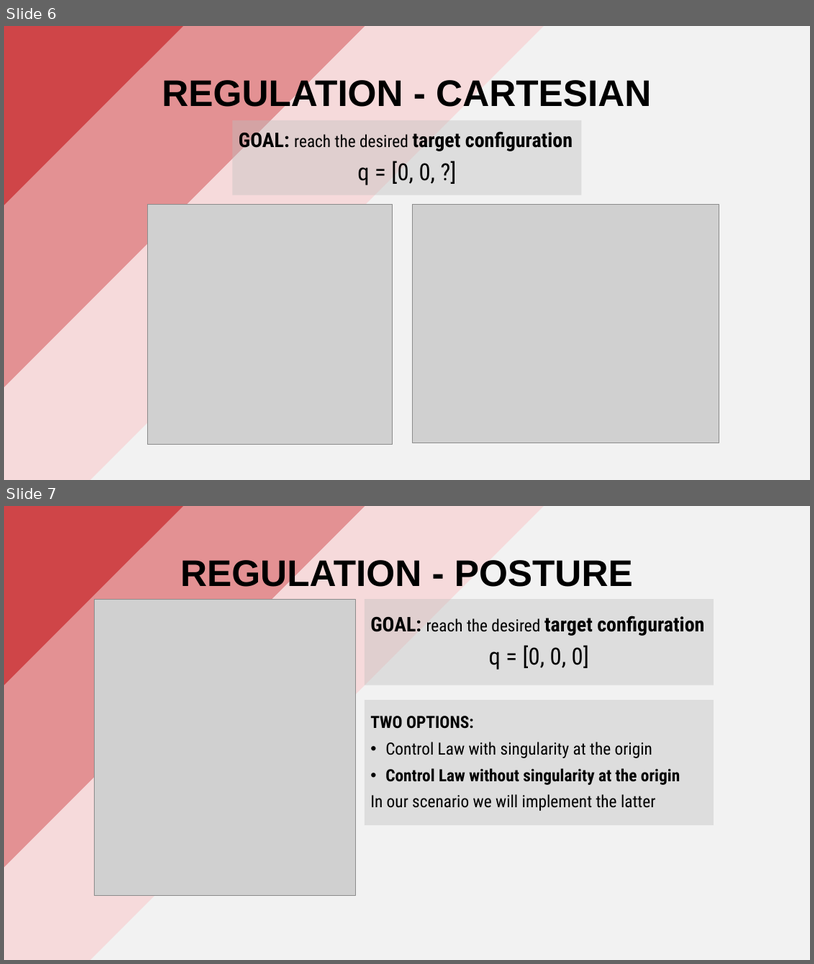
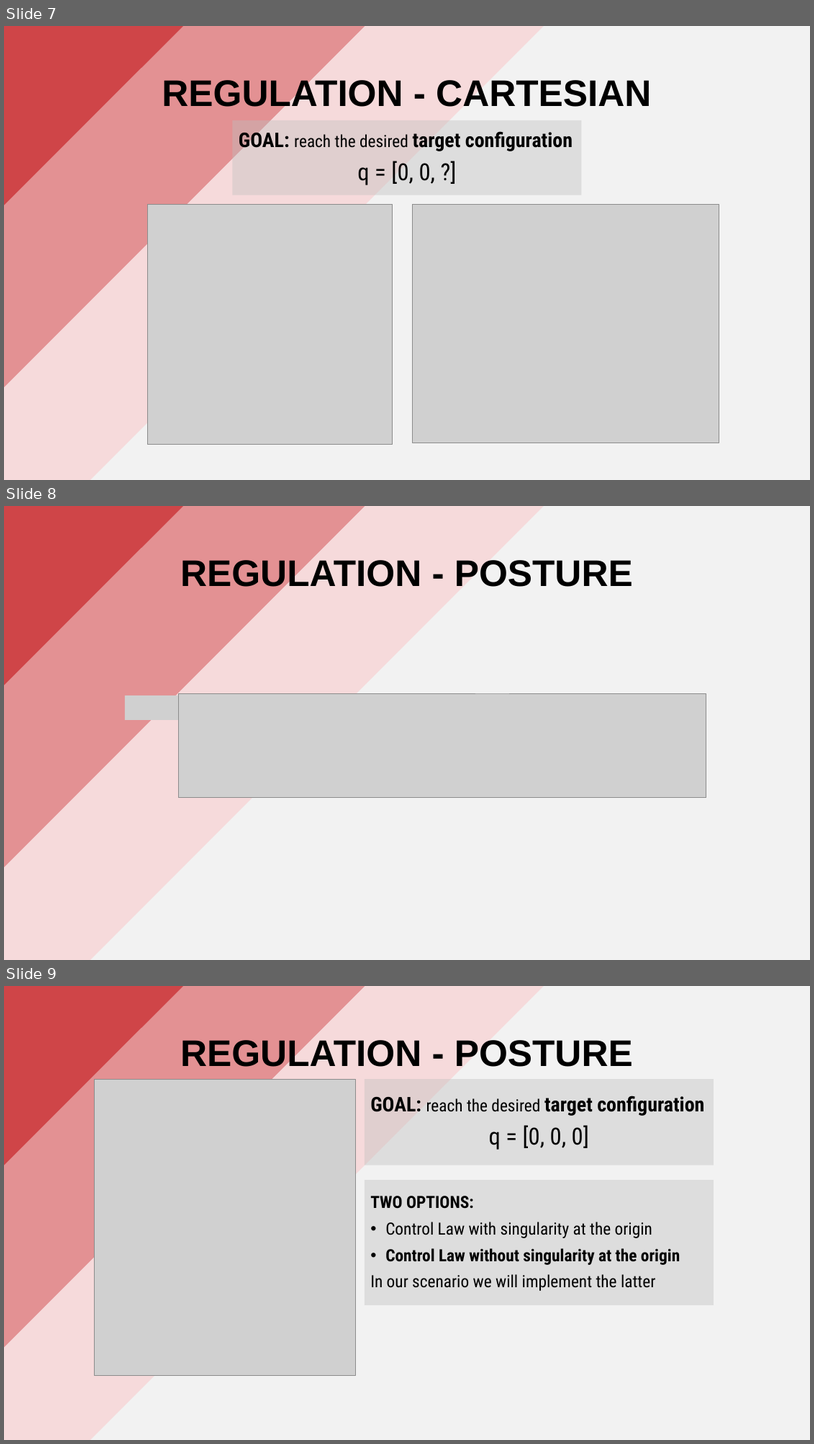
Before and after one commit to PippoGot/R-C2, a slide deck: documentation/presentation.pptx. Shown one above the other, each under a label of ours: slides 6 and 7 before the commit, slides 7, 8 and 9 after it. The pictures are 814x964 and 814x1444 pixels, drawn with LibreOffice and Linux fonts; fonts in the diff are those of the drawing; grey boxes stand for pictures. Boxes give left, top, right and bottom in pixels: in the first picture for what was removed or moved away, otherwise in the second. Text is boxed around its words. In the diff, an @@ line names an element or a change of style, - is before the commit and + after.

Commit message:
schemi a blocchi regulation

```diff
--- a/documentation/presentation.pptx
+++ b/documentation/presentation.pptx
@@ slide 8 added at bbox=[4, 506, 810, 960], background #FFFFFF @@
@@ rectangle added at bbox=[4, 506, 548, 960], fill #F6DADB @@
@@ rectangle added at bbox=[4, 506, 412, 930], fill #E39193 @@
@@ rectangle added at bbox=[4, 506, 231, 739], fill #CF4548 @@
@@ rectangle added at bbox=[62, 506, 810, 960], fill #F2F2F2 @@
@@ title added at bbox=[180, 556, 633, 593], 44 pt, text #000000, bold @@
+REGULATION - POSTURE
@@ picture added at bbox=[125, 695, 241, 720] @@
@@ picture added at bbox=[178, 693, 706, 798] @@
@@ picture added at bbox=[322, 695, 382, 732] @@
@@ picture added at bbox=[476, 693, 509, 712] @@
@@ picture added at bbox=[288, 746, 355, 770] @@
@@ what was slide 6 is now slide 7 @@
@@ what was slide 7 is now slide 9 @@
```
Also in this commit, not shown: 1 other slide added.
